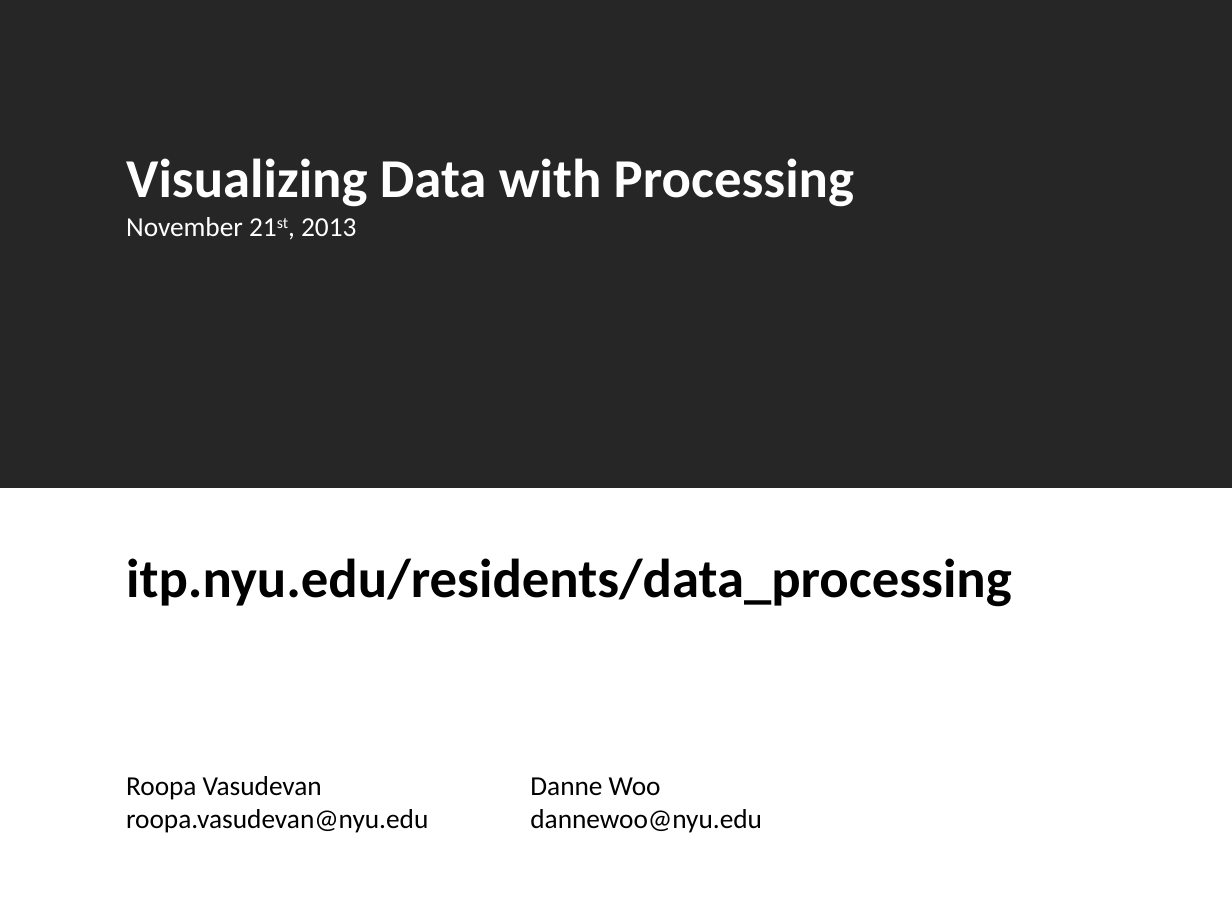
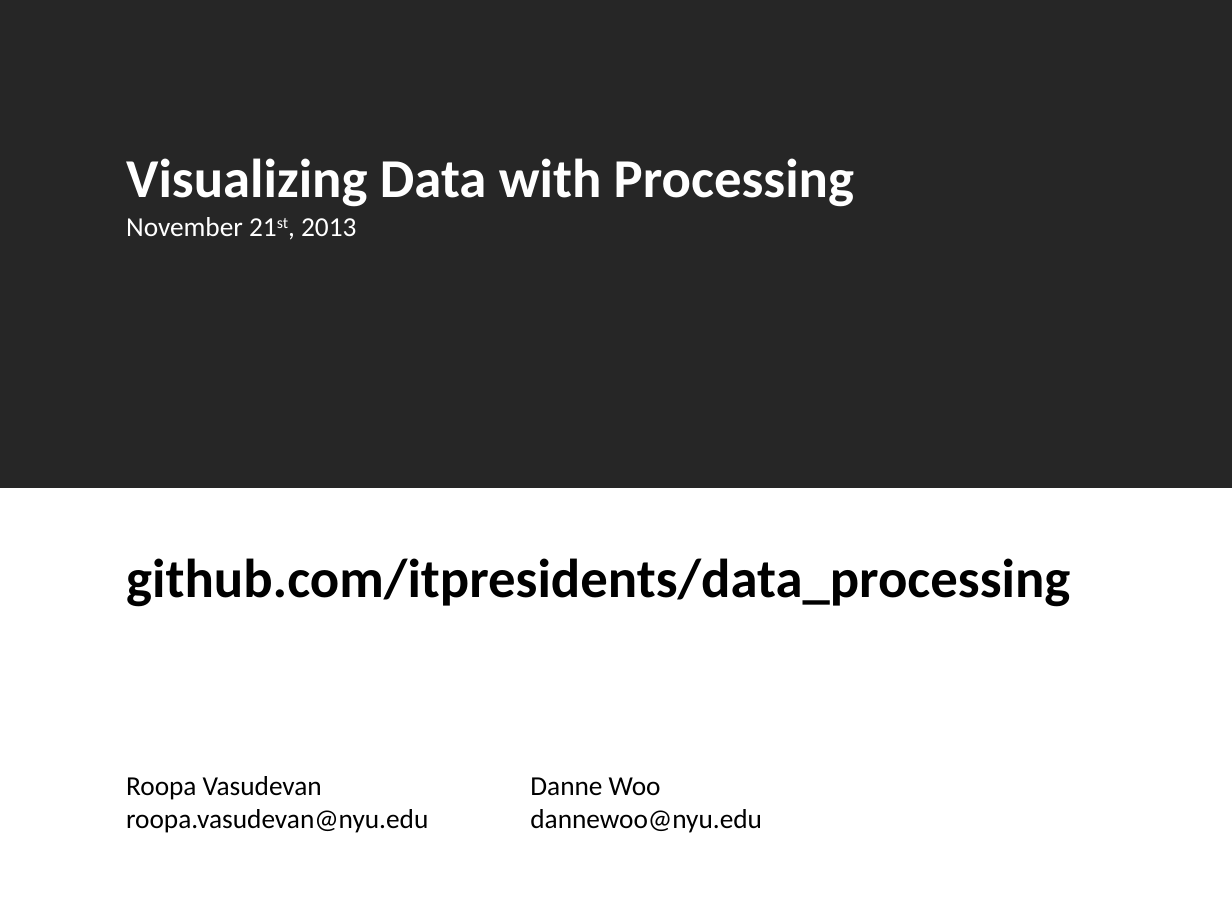
Before and after one commit to itpresidents/2013_data_processing, a slide deck: slide 1 of processing_data.pptx. Drawn at 1232x924 pixels with LibreOffice and Linux fonts; fonts in the diff are those of the drawing. Boxes give left, top, right and bottom in pixels: in the first picture for what was removed or moved away, otherwise in the second. Text is boxed around its words. In the diff, an @@ line names an element or a change of style, - is before the commit and + after.

```diff
--- a/processing_data.pptx
+++ b/processing_data.pptx
@@ text at (126,558,1070,607): text changed @@
-itp.nyu.edu/residents/data_processing
+github.com/itpresidents/data_processing
```
Also in this commit, not shown: 13 other files.
